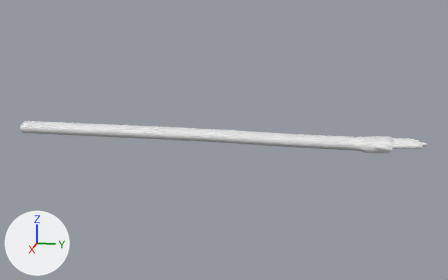
Two versions of the Blender file Assets/Meshes/arm.blend, one commit apart.
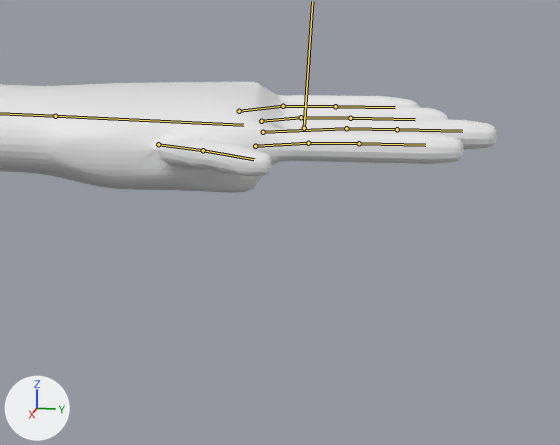
Each version appears first whole from a camera (50 mm lens) standing at (2.177, 1.233, 0.528) and looking at (0.01, 0.799, -0.014), and next in a close-up on the part from 78% to 98% of the width and 44% to 69% of the height. The lights are fixed; the arrows at lower left show +X, +Y and +Z. The bones that bend it are drawn over the model as lines in the close-ups.
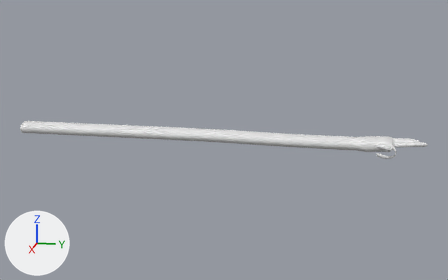
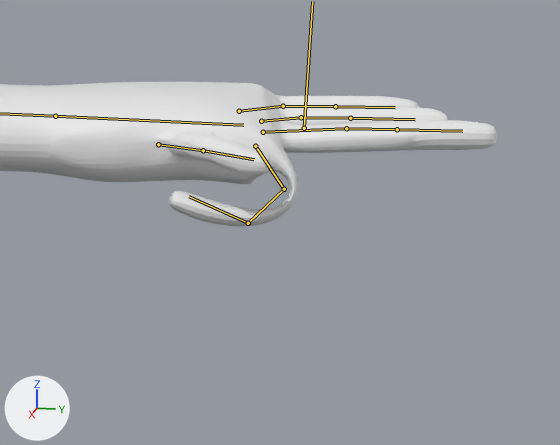
The newer file adds an action. The first version stands in its rest pose; the second is drawn at frame 60 of the action 'Index'.

What differs and where, as boxes [x1, y1, x2, y2] in the close-ups (560 x 445 px):
'Cylinder', posed: before [0, 82, 497, 193]; after [0, 82, 497, 226]
bone 'Index1', root to tip: before (255, 146) to (308, 143); after (255, 146) to (284, 189)
bone 'Index2', root to tip: before (308, 143) to (359, 143); after (284, 189) to (248, 223)
bone 'Index3', root to tip: before (359, 143) to (425, 145); after (248, 223) to (189, 196)

What the commit changed:
Bone 'Index1' (bone_index1) turns from (0, 0, 0) to (58, -10, 10) degrees about its own x, y and z.
Bone 'Index2' (bone_index2) turns from (0, 0, 0) to (16, 11, -70) degrees about its own x, y and z.
Bone 'Index3' (bone_index3) turns from (0, 0, 0) to (-14, 6, 66) degrees about its own x, y and z.
